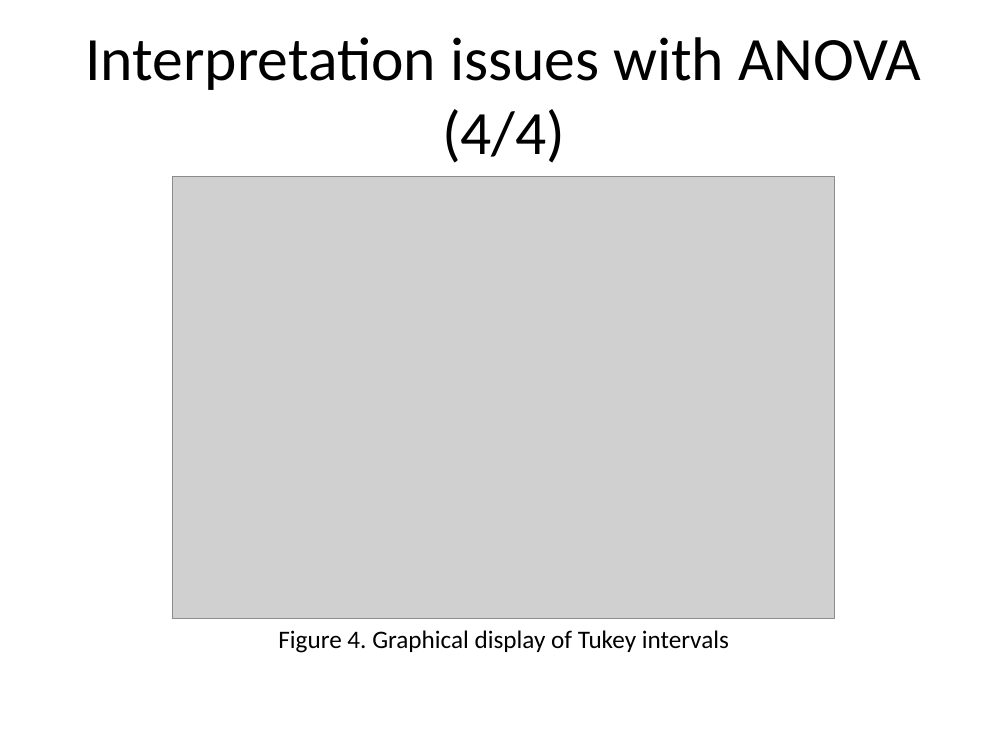
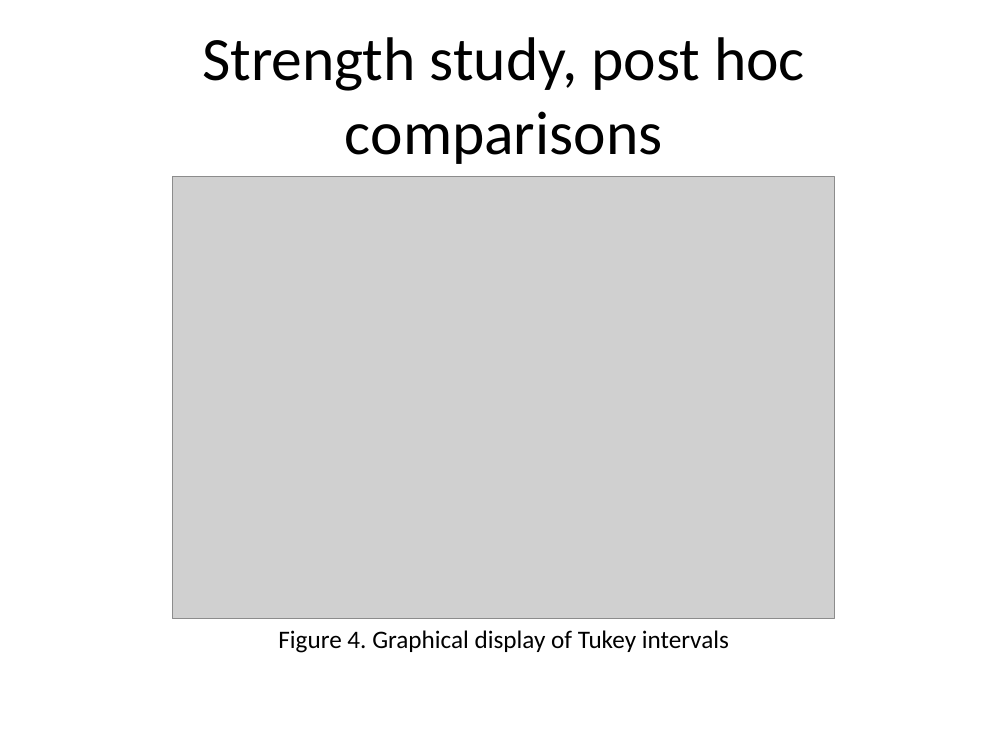
Before and after one commit to pmean/papers-and-presentations, a slide deck: slide 11 of anom/anom-talk.pptx (slide 7 before the commit). Drawn at 1008x756 pixels with LibreOffice and Linux fonts; fonts in the diff are those of the drawing; grey boxes stand for pictures. Boxes give left, top, right and bottom in pixels: in the first picture for what was removed or moved away, otherwise in the second. Text is boxed around its words. In the diff, an @@ line names an element or a change of style, - is before the commit and + after.

```diff
--- a/anom/anom-talk.pptx
+++ b/anom/anom-talk.pptx
@@ title at <box>202,37,805,164</box>: text changed @@
-Interpretation issues with ANOVA (4/4)
+Strength study, post hoc comparisons
```
Also in this commit, not shown: 1 other slide changed, 7 slides added, 3 slides removed, 9 other files.
